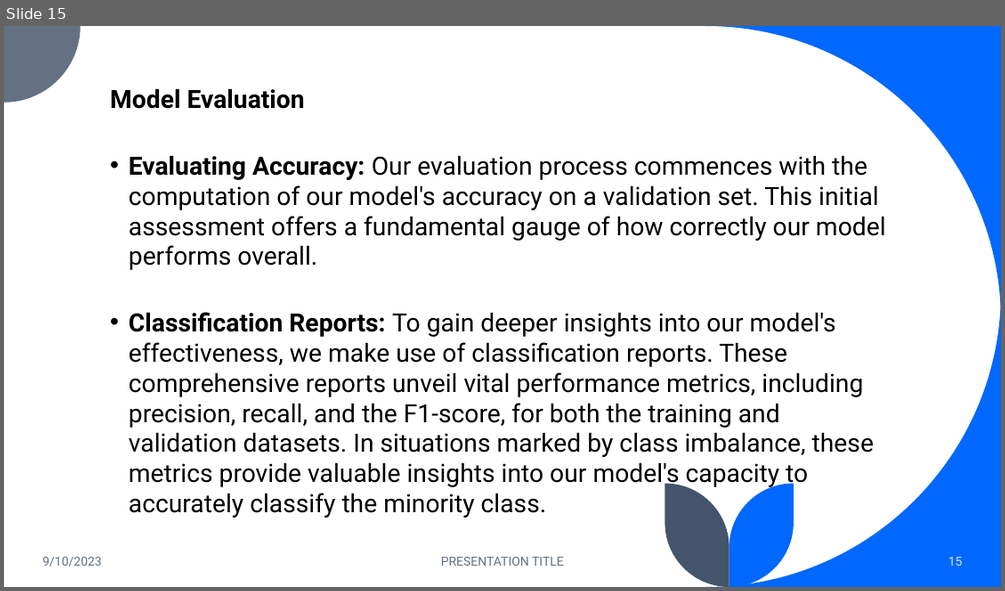
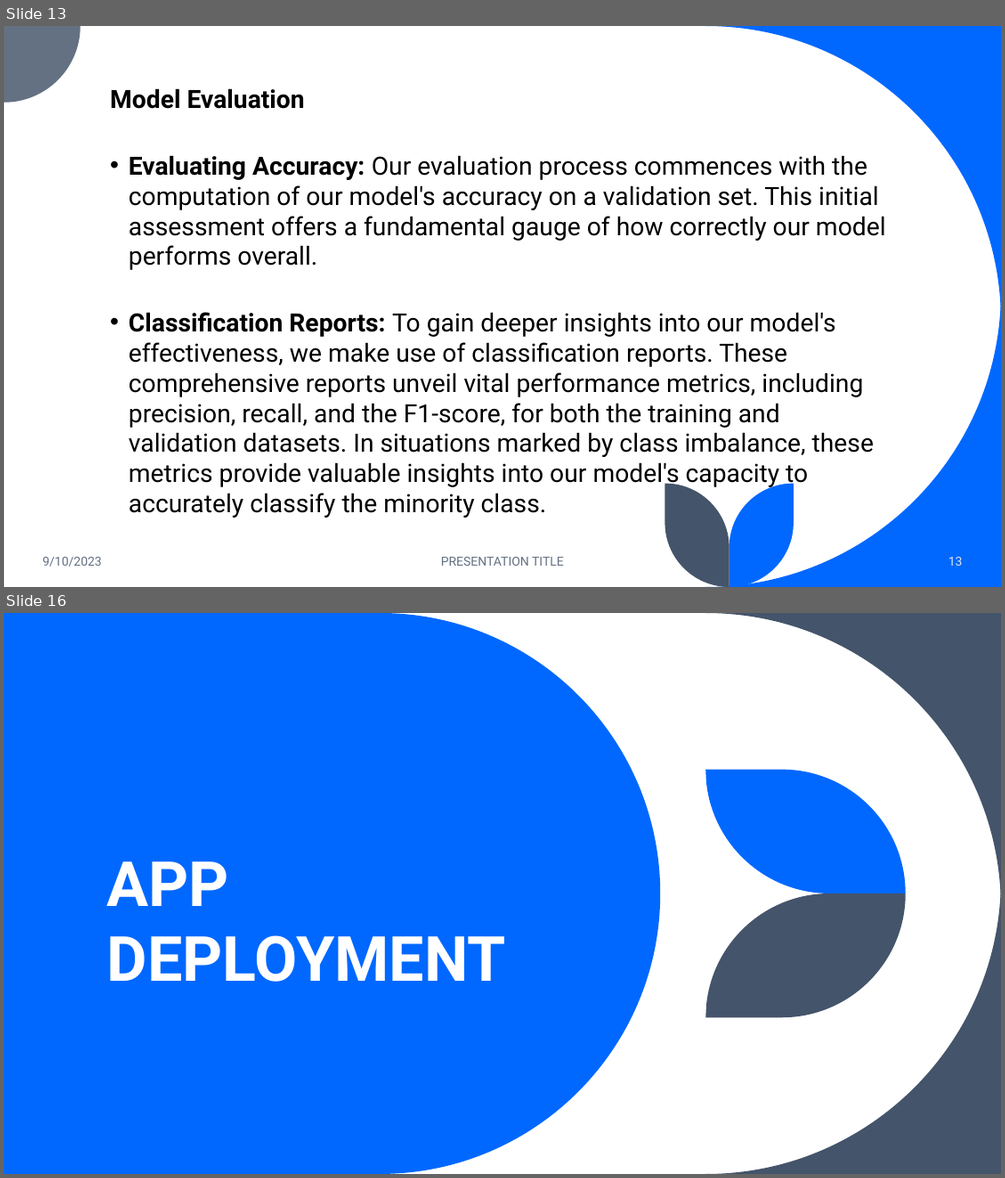
Before and after one commit to kwabenaboateng/AZUBI-CAPSTONE-PROJECT, a slide deck: Income Prediction Challenge for Azubian - PPT.pptx. Shown one above the other, each under a label of ours: slide 15 before the commit, slides 13 and 16 after it; the slides between them are not shown. The pictures are 1005x591 and 1005x1178 pixels, drawn with LibreOffice and Linux fonts; fonts in the diff are those of the drawing. Boxes give left, top, right and bottom in pixels: in the first picture for what was removed or moved away, otherwise in the second. Text is boxed around its words. In the diff, an @@ line names an element or a change of style, - is before the commit and + after.

```diff
--- a/Income Prediction Challenge for Azubian - PPT.pptx
+++ b/Income Prediction Challenge for Azubian - PPT.pptx
@@ slide 16 added at [4, 613, 1001, 1174], background #FFFFFF @@
@@ freeform shape added at [4, 613, 661, 1174], fill #0068FF @@
@@ freeform shape added at [705, 613, 1001, 908], fill #44546A @@
@@ freeform shape added at [705, 770, 905, 893], fill #0068FF @@
@@ title added at [107, 861, 506, 981], 60 pt, text #FFFFFF, bold @@
+APP DEPLOYMENT
@@ freeform shape added at [705, 878, 1001, 1174], fill #44546A @@
@@ freeform shape added at [705, 893, 905, 1018], fill #44546A @@
@@ what was slide 15 is now slide 13 @@
@@ page number at [948, 556, 963, 565]: text changed @@
-15
+13
```
Also in this commit, not shown: 7 slides changed, 2 other slides added, 11 slides removed, 8 other files.
